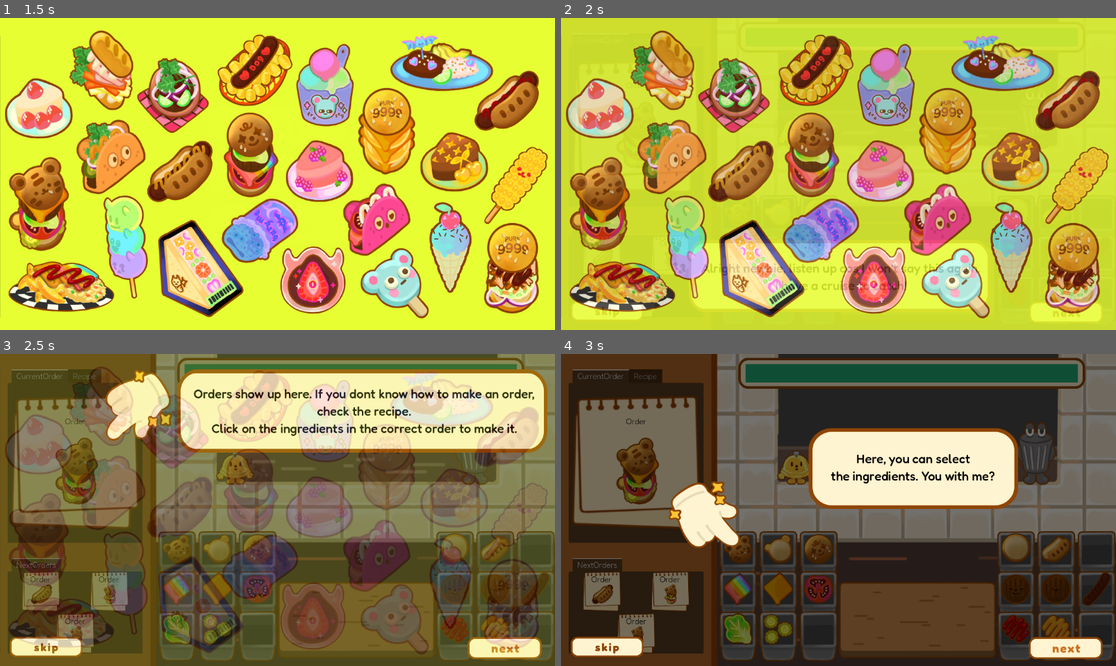
Above: before the commit, frames 1-4 (two rows, left to right).
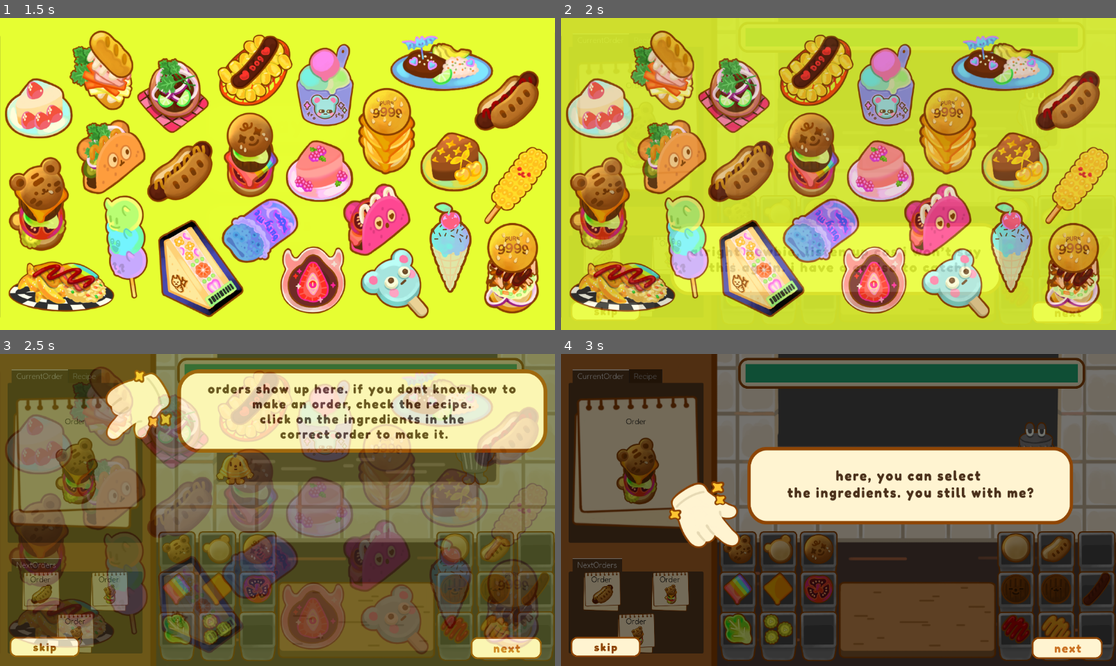
Above: after the commit, the same moments.

Repository: Gus700/FoodTruckBattles
Game: Godot game, scene res://scenes/SceneSwitcher.tscn
Two runs of this game, one before a commit and one after it. Both use one fixed random seed, a clock stepped at 60 frames per second and the inputs below.
Inputs (mouse positions are in pixels of both pictures, inside the frame that each line leads up to):
- Up to frame 1 (1.5 s): click (277, 124) at 0.5 s; click (233, 130) at 1.25 s
- Up to frame 2 (2 s): no input
- Up to frame 3 (2.5 s): click "Next Step" at 2 s
- Up to frame 4 (3 s): click "Next Step" at 2.75 s

Frame 1 is identical in both runs. In frame 2, 7.6% of the frame differs, in the area x 6-94%, y 66-98%; in frame 3, 4.3%; in frame 4, 12%, in the area x 2-98%, y 23-98%.

Commit message:
switched out tutorial dialog with pngs

Diff:
--- a/project.godot
+++ b/project.godot
@@ -19,6 +19,10 @@
 
 GlobalSig="*res://scripts/globalScripts/globalSig.gd"
 
+[display]
+
+window/size/initial_position_type=0
+
 [gui]
 
 theme/custom_font="res://misc/Fredoka-VariableFont_wdth,wght.ttf"
--- a/scenes/Level.tscn
+++ b/scenes/Level.tscn
@@ -33,16 +33,20 @@
 [ext_resource type="PackedScene" uid="uid://tejyi6h0ot45" path="res://scenes/CompletionFeedback.tscn" id="30_6cca4"]
 [ext_resource type="Texture2D" uid="uid://t43vrwsy8d6k" path="res://assets/objects/trash_full.png" id="30_wvnbc"]
 [ext_resource type="Script" path="res://scripts/tutorialOverlay.gd" id="31_vytai"]
-[ext_resource type="Texture2D" uid="uid://b5gcuffddrpxd" path="res://assets/UI/tut_bubble.png" id="32_tqjk8"]
 [ext_resource type="Texture2D" uid="uid://cfc3o4swkbp3h" path="res://assets/UI/pointer.png" id="33_1kdry"]
-[ext_resource type="Texture2D" uid="uid://b6ikysvjo7odr" path="res://assets/UI/tut_bubble_big.png" id="34_yvpwa"]
+[ext_resource type="Texture2D" uid="uid://cwsdtso0wlm46" path="res://assets/UI/tutorial1.png" id="34_oqupw"]
 [ext_resource type="FontFile" uid="uid://c1vtnd0t0k2t4" path="res://assets/fonts/Fredoka-Medium.ttf" id="35_jmqed"]
 [ext_resource type="Texture2D" uid="uid://cqxkeynu1gl1p" path="res://assets/objects/order_paper_big.png" id="35_kl1hg"]
+[ext_resource type="Texture2D" uid="uid://gdombg4r0w3h" path="res://assets/UI/tutorial2.png" id="36_e0ejb"]
 [ext_resource type="Texture2D" uid="uid://i2s82jtvoed1" path="res://assets/food/starterFood/ketchup_hotdog.png" id="36_qkj61"]
 [ext_resource type="Texture2D" uid="uid://dcmqycrnh0423" path="res://assets/UI/timer_bar.png" id="39_nkydd"]
 [ext_resource type="Texture2D" uid="uid://bcpqovcvvvdbl" path="res://assets/UI_buttons/skip.png" id="40_c6v7u"]
+[ext_resource type="Texture2D" uid="uid://eml7fhsg1v5q" path="res://assets/UI/tutorial3.png" id="40_pyqf8"]
 [ext_resource type="Texture2D" uid="uid://bmy5vjaw6kdpw" path="res://assets/UI_buttons/skip_hover.png" id="41_ewn4c"]
+[ext_resource type="Texture2D" uid="uid://dk7k6ynbhrsqq" path="res://assets/UI/tutorial4.png" id="41_wqn2j"]
+[ext_resource type="Texture2D" uid="uid://bf7y2qm8vi6ff" path="res://assets/UI/tutorial5.png" id="42_0lo6e"]
 [ext_resource type="Texture2D" uid="uid://cgfelblnvakg5" path="res://assets/UI_buttons/next.png" id="42_mrn5o"]
+[ext_resource type="Texture2D" uid="uid://cvdbevoymvmgs" path="res://assets/UI/tutorial6.png" id="43_gaicr"]
 [ext_resource type="Texture2D" uid="uid://c6dwth7evsdyw" path="res://assets/UI_buttons/next_hover.png" id="43_i7dqr"]
 
 [sub_resource type="LabelSettings" id="LabelSettings_wkq44"]
@@ -363,6 +367,48 @@
 grow_vertical = 2
 
 [node name="Intro" type="Control" parent="TutorialOverlay/Steps"]
+layout_mode = 1
+anchor_left = 0.104
+anchor_top = 0.0493827
+anchor_right = 0.944444
+anchor_bottom = 0.235
+offset_left = 0.192383
+offset_bottom = -11.2798
+metadata/_edit_use_anchors_ = true
+
+[node name="TextBoxImg" type="TextureRect" parent="TutorialOverlay/Steps/Intro"]
+layout_mode = 1
+anchors_preset = -1
+anchor_left = 0.110537
+anchor_top = 3.61467
+anchor_right = 0.822311
+anchor_bottom = 4.99082
+grow_horizontal = 2
+grow_vertical = 2
+texture = ExtResource("34_oqupw")
+expand_mode = 1
+metadata/_edit_use_anchors_ = true
+
+[node name="Label" type="Label" parent="TutorialOverlay/Steps/Intro/TextBoxImg"]
+visible = false
+layout_mode = 1
+anchors_preset = 15
+anchor_right = 1.0
+anchor_bottom = 1.0
+offset_left = 3.0
+offset_top = 1.52588e-05
+offset_right = 3.0
+grow_horizontal = 2
+grow_vertical = 2
+theme_override_fonts/font = ExtResource("35_jmqed")
+theme_override_font_sizes/font_size = 12
+text = "Most important thing, SPEED. Hit as many orders as ya can. No need to be neat. This ain't the Ritz."
+label_settings = SubResource("LabelSettings_dy1m6")
+horizontal_alignment = 1
+vertical_alignment = 1
+autowrap_mode = 2
+
+[node name="Step1" type="Control" parent="TutorialOverlay/Steps"]
 visible = false
 layout_mode = 1
 anchor_left = 0.104167
@@ -371,49 +417,6 @@
 anchor_bottom = 0.217593
 metadata/_edit_use_anchors_ = true
 
-[node name="TextureRect" type="TextureRect" parent="TutorialOverlay/Steps/Intro"]
-layout_mode = 1
-anchors_preset = 15
-anchor_right = 1.0
-anchor_bottom = 1.0
-offset_left = 145.0
-offset_top = 429.0
-offset_right = -197.0
-offset_bottom = 470.0
-grow_horizontal = 2
-grow_vertical = 2
-texture = ExtResource("34_yvpwa")
-expand_mode = 1
-
-[node name="Label" type="Label" parent="TutorialOverlay/Steps/Intro/TextureRect"]
-layout_mode = 1
-anchors_preset = 15
-anchor_right = 1.0
-anchor_bottom = 1.0
-offset_left = 4.0
-offset_top = 2.00002
-offset_right = 4.0
-offset_bottom = 2.00002
-grow_horizontal = 2
-grow_vertical = 2
-theme_override_fonts/font = ExtResource("35_jmqed")
-theme_override_font_sizes/font_size = 12
-text = "Alright newbie, listen up cos I won’t say this again.
-I have a cruise to catch!"
-label_settings = SubResource("LabelSettings_dy1m6")
-horizontal_alignment = 1
-vertical_alignment = 1
-autowrap_mode = 2
-
-[node name="Step1" type="Control" parent="TutorialOverlay/Steps"]
-visible = false
-layout_mode = 1
-anchor_left = 0.104167
-anchor_top = 0.0493827
-anchor_right = 0.944444
-anchor_bottom = 0.217593
-metadata/_edit_use_anchors_ = true
-
 [node name="TextBoxImg" type="TextureRect" parent="TutorialOverlay/Steps/Step1"]
 layout_mode = 1
 anchors_preset = -1
@@ -422,11 +425,12 @@
 anchor_bottom = 1.58715
 grow_horizontal = 2
 grow_vertical = 2
-texture = ExtResource("34_yvpwa")
+texture = ExtResource("36_e0ejb")
 expand_mode = 1
 metadata/_edit_use_anchors_ = true
 
 [node name="Label" type="Label" parent="TutorialOverlay/Steps/Step1/TextBoxImg"]
+visible = false
 layout_mode = 1
 anchors_preset = 15
 anchor_right = 1.0
@@ -483,17 +487,18 @@
 [node name="TextBoxImg" type="TextureRect" parent="TutorialOverlay/Steps/Step2"]
 layout_mode = 1
 anchors_preset = -1
-anchor_left = 0.407025
-anchor_top = 1.11926
-anchor_right = 0.856405
-anchor_bottom = 2.66054
-grow_horizontal = 2
-grow_vertical = 2
-texture = ExtResource("32_tqjk8")
+anchor_left = 0.275826
+anchor_top = 1.47706
+anchor_right = 0.974174
+anchor_bottom = 2.95412
+grow_horizontal = 2
+grow_vertical = 2
+texture = ExtResource("40_pyqf8")
 expand_mode = 1
 metadata/_edit_use_anchors_ = true
 
 [node name="Label" type="Label" parent="TutorialOverlay/Steps/Step2/TextBoxImg"]
+visible = false
 layout_mode = 1
 anchors_preset = 15
 anchor_right = 1.0
@@ -537,17 +542,18 @@
 [node name="TextBoxImg" type="TextureRect" parent="TutorialOverlay/Steps/Step3"]
 layout_mode = 1
 anchors_preset = -1
-anchor_left = 0.367769
-anchor_top = 0.100917
-anchor_right = 0.957645
-anchor_bottom = 1.16513
-grow_horizontal = 2
-grow_vertical = 2
-texture = ExtResource("34_yvpwa")
+anchor_left = 0.417355
+anchor_top = 0.660549
+anchor_right = 1.02893
+anchor_bottom = 2.0
+grow_horizontal = 2
+grow_vertical = 2
+texture = ExtResource("41_wqn2j")
 expand_mode = 1
 metadata/_edit_use_anchors_ = true
 
 [node name="Label" type="Label" parent="TutorialOverlay/Steps/Step3/TextBoxImg"]
+visible = false
 layout_mode = 1
 anchors_preset = 15
 anchor_right = 1.0
@@ -571,10 +577,10 @@
 [node name="HandImg" type="TextureRect" parent="TutorialOverlay/Steps/Step3"]
 layout_mode = 1
 anchors_preset = -1
-anchor_left = 0.292355
-anchor_top = 0.146789
-anchor_right = 0.484504
-anchor_bottom = 1.22936
+anchor_left = 0.28719
+anchor_top = 0.165137
+anchor_right = 0.479339
+anchor_bottom = 1.24771
 rotation = 1.0472
 texture = ExtResource("33_1kdry")
 expand_mode = 1
@@ -586,6 +592,20 @@
 position = Vector2(368, 204)
 scale = Vector2(0.431122, 0.416667)
 texture = ExtResource("6_1ceec")
+
+[node name="CompletionBell" type="TextureButton" parent="TutorialOverlay/Steps/Step3"]
+layout_mode = 1
+anchors_preset = -1
+anchor_left = 0.388889
+anchor_top = 0.309
+anchor_right = 0.457889
+anchor_bottom = 0.42
+offset_top = -0.23201
+texture_normal = ExtResource("6_1ceec")
+texture_pressed = ExtResource("7_pit3t")
+ignore_texture_size = true
+stretch_mode = 5
+metadata/_edit_use_anchors_ = true
 
 [node name="Step4" type="Control" parent="TutorialOverlay/Steps"]
 visible = false
@@ -599,17 +619,18 @@
 [node name="TextBoxImg" type="TextureRect" parent="TutorialOverlay/Steps/Step4"]
 layout_mode = 1
 anchors_preset = -1
-anchor_left = 0.224173
-anchor_top = 1.65137
-anchor_right = 0.81405
-anchor_bottom = 2.73394
-grow_horizontal = 2
-grow_vertical = 2
-texture = ExtResource("34_yvpwa")
+anchor_left = 0.210744
+anchor_top = 1.6422
+anchor_right = 0.809918
+anchor_bottom = 2.87155
+grow_horizontal = 2
+grow_vertical = 2
+texture = ExtResource("42_0lo6e")
 expand_mode = 1
 metadata/_edit_use_anchors_ = true
 
 [node name="Label" type="Label" parent="TutorialOverlay/Steps/Step4/TextBoxImg"]
+visible = false
 layout_mode = 1
 anchors_preset = 15
 anchor_right = 1.0
@@ -660,17 +681,18 @@
 [node name="TextBoxImg" type="TextureRect" parent="TutorialOverlay/Steps/Step5"]
 layout_mode = 1
 anchors_preset = -1
-anchor_left = -0.71694
-anchor_top = 3.65138
-anchor_right = 0.0816111
-anchor_bottom = 5.02753
-grow_horizontal = 2
-grow_vertical = 2
-texture = ExtResource("34_yvpwa")
+anchor_left = -0.667353
+anchor_top = 3.63303
+anchor_right = 0.0444212
+anchor_bottom = 5.00918
+grow_horizontal = 2
+grow_vertical = 2
+texture = ExtResource("43_gaicr")
 expand_mode = 1
 metadata/_edit_use_anchors_ = true
 
 [node name="Label" type="Label" parent="TutorialOverlay/Steps/Step5/TextBoxImg"]
+visible = false
 layout_mode = 1
 anchors_preset = 15
 anchor_right = 1.0
@@ -691,9 +713,9 @@
 [node name="HandImg" type="TextureRect" parent="TutorialOverlay/Steps/Step5"]
 layout_mode = 1
 anchors_preset = -1
-anchor_left = 0.112603
+anchor_left = 0.09814
 anchor_top = 1.96331
-anchor_right = 0.324379
+anchor_right = 0.309916
 anchor_bottom = 3.27524
 rotation = -1.83259
 texture = ExtResource("33_1kdry")
@@ -712,7 +734,7 @@
 anchors_preset = -1
 anchor_left = 0.0147569
 anchor_top = 0.901235
-anchor_right = 0.151042
+anchor_right = 0.145833
 anchor_bottom = 0.975309
 texture_normal = ExtResource("40_c6v7u")
 texture_hover = ExtResource("41_ewn4c")
@@ -736,7 +758,7 @@
 [node name="NextButton" type="TextureButton" parent="TutorialOverlay"]
 layout_mode = 1
 anchors_preset = -1
-anchor_left = 0.840278
+anchor_left = 0.845486
 anchor_top = 0.901235
 anchor_right = 0.978299
 anchor_bottom = 0.981481
@@ -769,5 +791,6 @@
 [connection signal="game_over" from="EnemyProgress" to="." method="_on_enemy_progress_game_over"]
 [connection signal="draw" from="TutorialOverlay" to="." method="_on_tutorial_overlay_draw"]
 [connection signal="hidden" from="TutorialOverlay" to="." method="_on_tutorial_overlay_hidden"]
+[connection signal="pressed" from="TutorialOverlay/Steps/Step3/CompletionBell" to="Crafting Area" method="_on_completion_bell_pressed"]
 [connection signal="pressed" from="TutorialOverlay/CloseTutorial" to="TutorialOverlay" method="_on_close_tutorial_pressed"]
 [connection signal="pressed" from="TutorialOverlay/NextButton" to="TutorialOverlay" method="_on_next_button_pressed"]
Binary file added: assets/UI/tutorial1.png
Not shown, added: assets/UI/tutorial1.png.import
Binary file added: assets/UI/tutorial2.png
Not shown, added: assets/UI/tutorial2.png.import
Binary file added: assets/UI/tutorial3.png
Not shown, added: assets/UI/tutorial3.png.import
Binary file added: assets/UI/tutorial4.png
Not shown, added: assets/UI/tutorial4.png.import
Binary file added: assets/UI/tutorial5.png
Not shown, added: assets/UI/tutorial5.png.import
Binary file added: assets/UI/tutorial6.png
Not shown, added: assets/UI/tutorial6.png.import
(and 1 more such lines)
